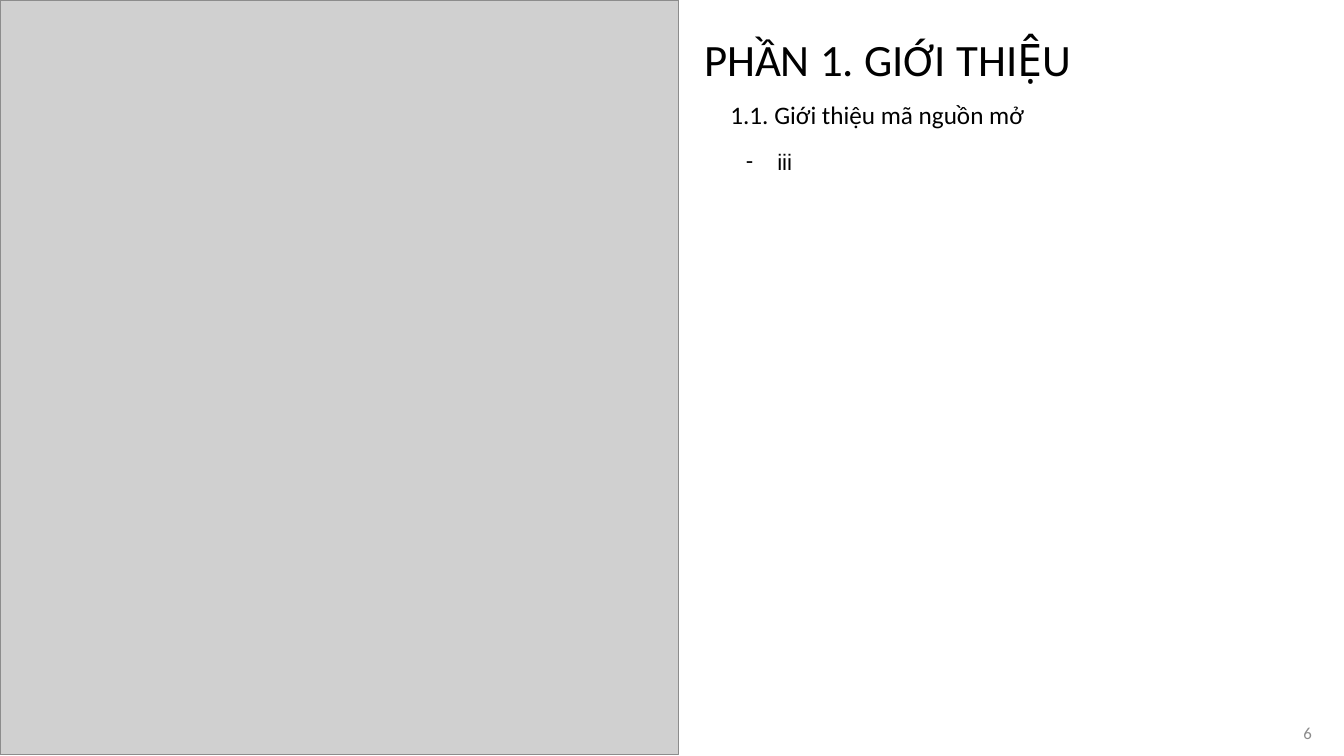
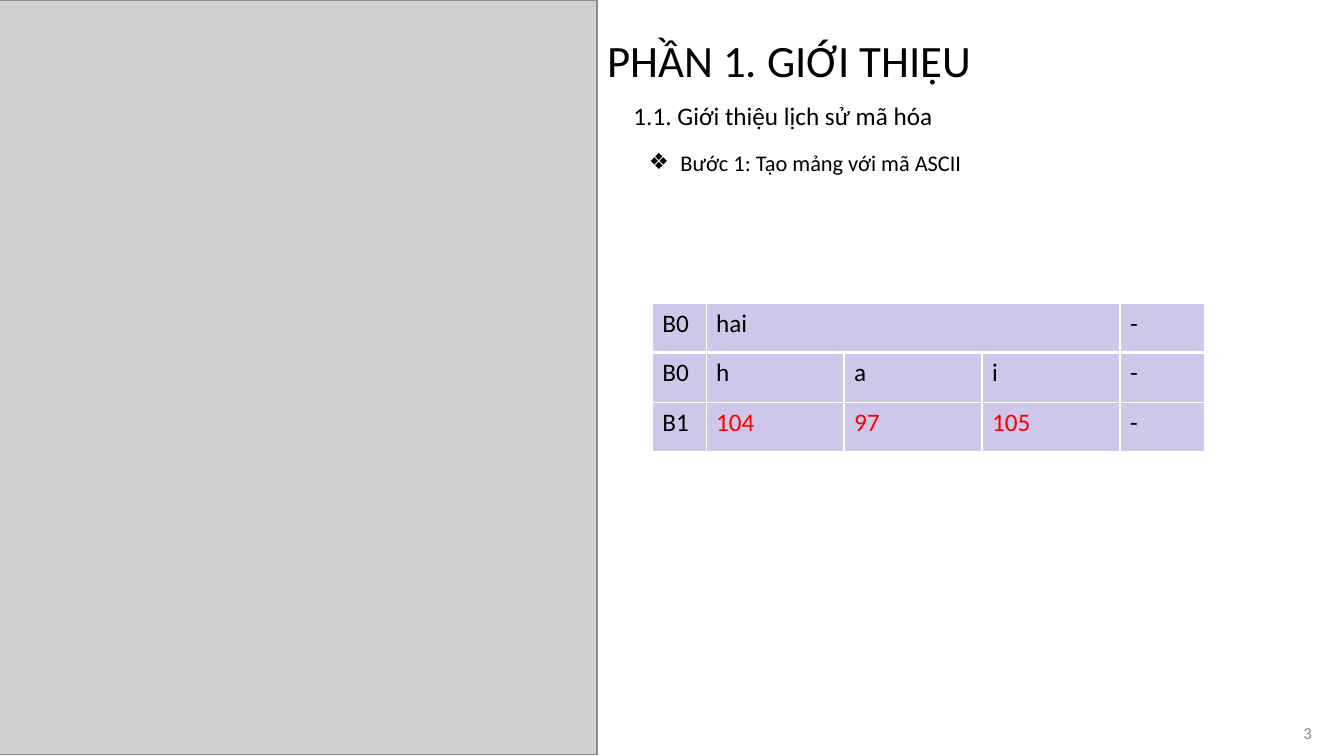
Before and after one commit to ThanhHai99/SGU_AnToanBaoMat, a slide deck: slide 3 of [final]_TT.pptx (slide 6 before the commit). Drawn at 1344x756 pixels with LibreOffice and Linux fonts; fonts in the diff are those of the drawing; grey boxes stand for pictures. Boxes give left, top, right and bottom in pixels: in the first picture for what was removed or moved away, otherwise in the second. Text is boxed around its words. In the diff, an @@ line names an element or a change of style, - is before the commit and + after.

```diff
--- a/[final]_TT.pptx
+++ b/[final]_TT.pptx
@@ picture: place and size @@
-picture at bbox=[0, 0, 679, 755]
+picture at bbox=[0, 0, 597, 755]
@@ title at bbox=[607, 40, 971, 85]: text changed @@
-PHẦN 1. GIỚI THIỆU
+PHẦN 1. GIỚI THIỆU
@@ text at bbox=[633, 107, 933, 130]: text changed @@
-1.1. Giới thiệu mã nguồn mở
+1.1. Giới thiệu lịch sử mã hóa
@@ text at bbox=[680, 155, 961, 175]: text changed; font Arial to Calibri @@
-– iii
+❖ Bước 1: Tạo mảng với mã ASCII
@@ table added at bbox=[652, 303, 1205, 452], 3 rows, 5 columns @@
+B0 | hai |  |  | -
+B0 | h | a | i | -
+B1 | 104 | 97 | 105 | -
@@ page number at bbox=[1303, 728, 1311, 739]: text changed @@
-6
+3
```
Also in this commit, not shown: 1 other slide changed, 24 slides added, 5 slides removed, 2 other files.
